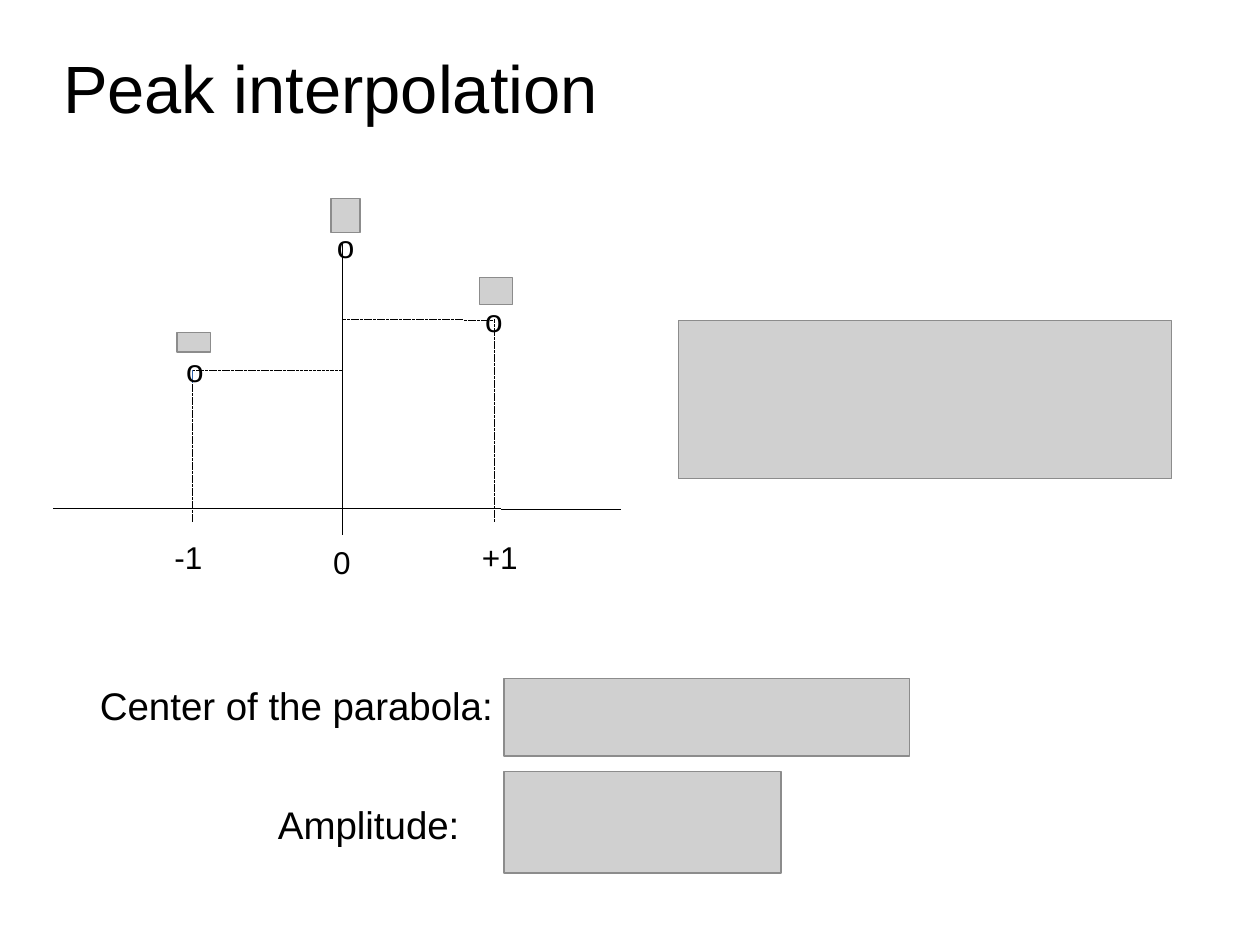
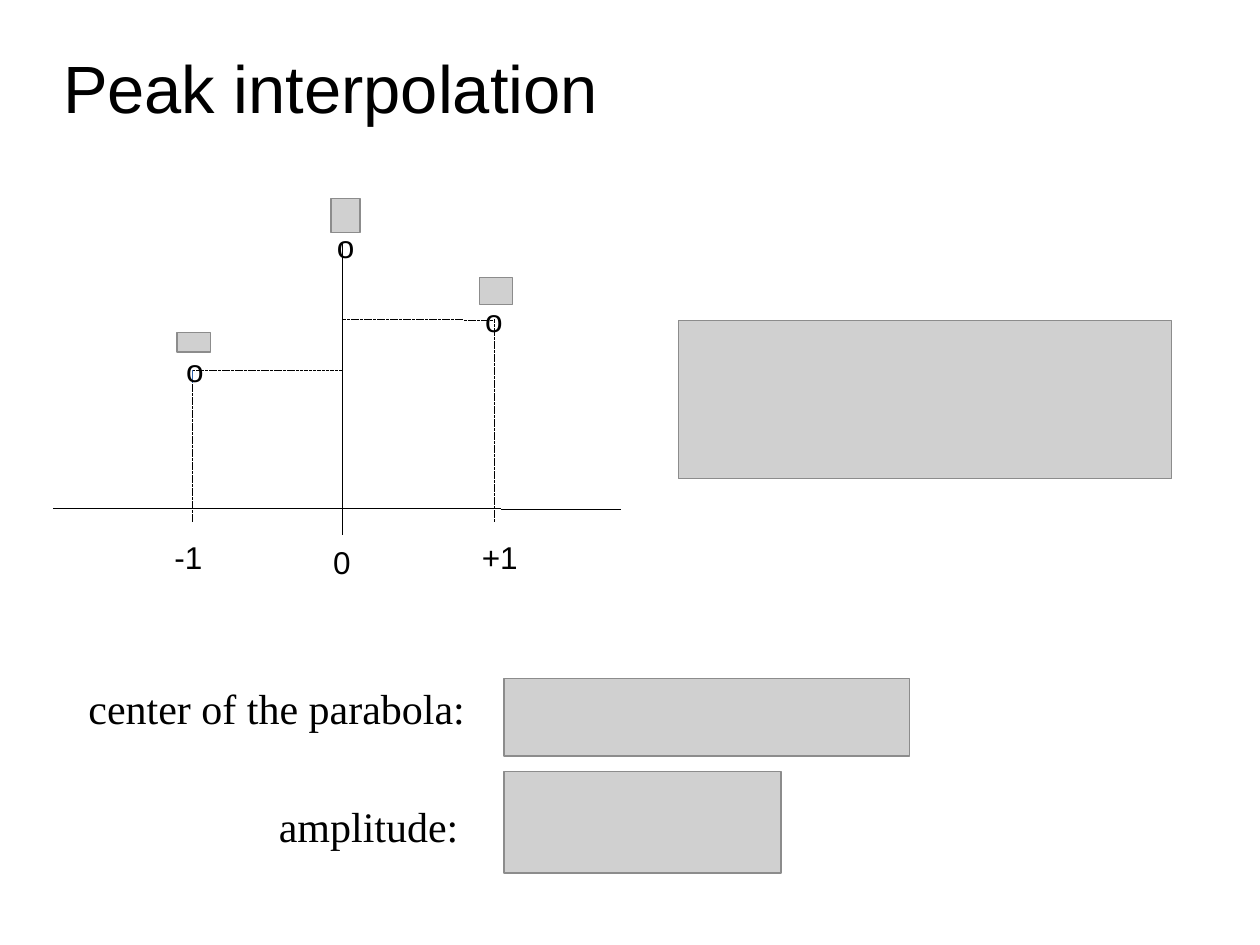
Before and after one commit to MTG/sms-tools, a slide deck: slide 16 of lectures/5-Sinusoidal-model/Sinusoidal-Model-1.odp. Drawn at 1260x945 pixels with LibreOffice and Linux fonts; fonts in the diff are those of the drawing; grey boxes stand for pictures. Boxes give left, top, right and bottom in pixels: in the first picture for what was removed or moved away, otherwise in the second. Text is boxed around its words. In the diff, an @@ line names an element or a change of style, - is before the commit and + after.

```diff
--- a/lectures/5-Sinusoidal-model/Sinusoidal-Model-1.odp
+++ b/lectures/5-Sinusoidal-model/Sinusoidal-Model-1.odp
@@ text at box(88, 694, 465, 733): text changed; size 22 to 24 pt; font Arial to Times New Roman @@
-Center of the parabola:
+center of the parabola:
@@ text at box(279, 813, 458, 851): text changed; size 22 to 24 pt; font Arial to Times New Roman @@
-Amplitude:
+amplitude:
```
Also in this commit, not shown: 4 other slides changed, 13 other files.
